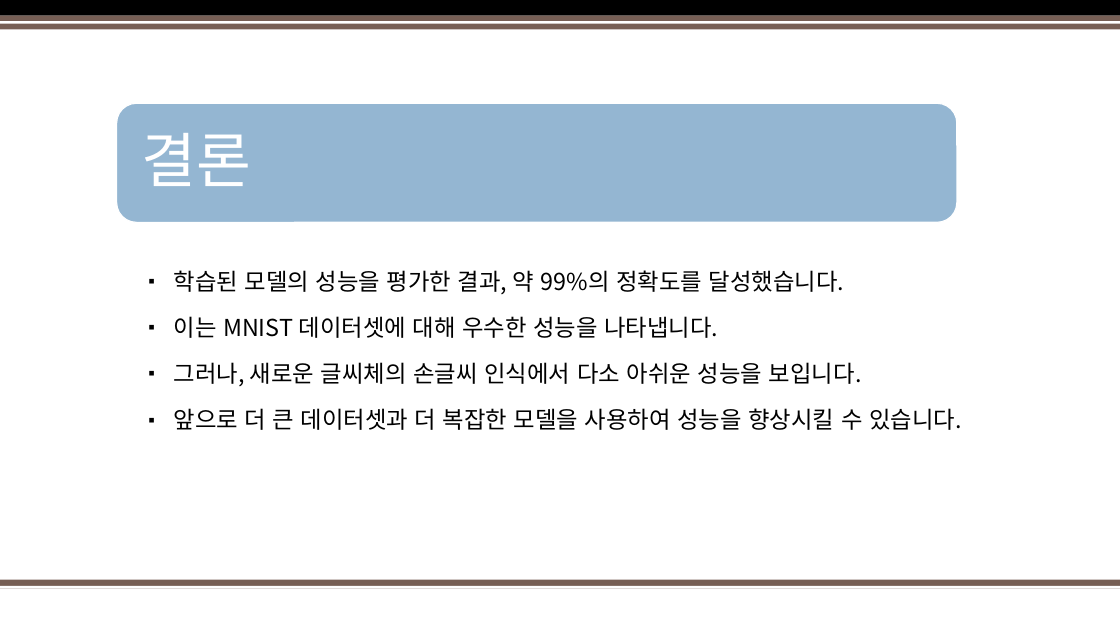
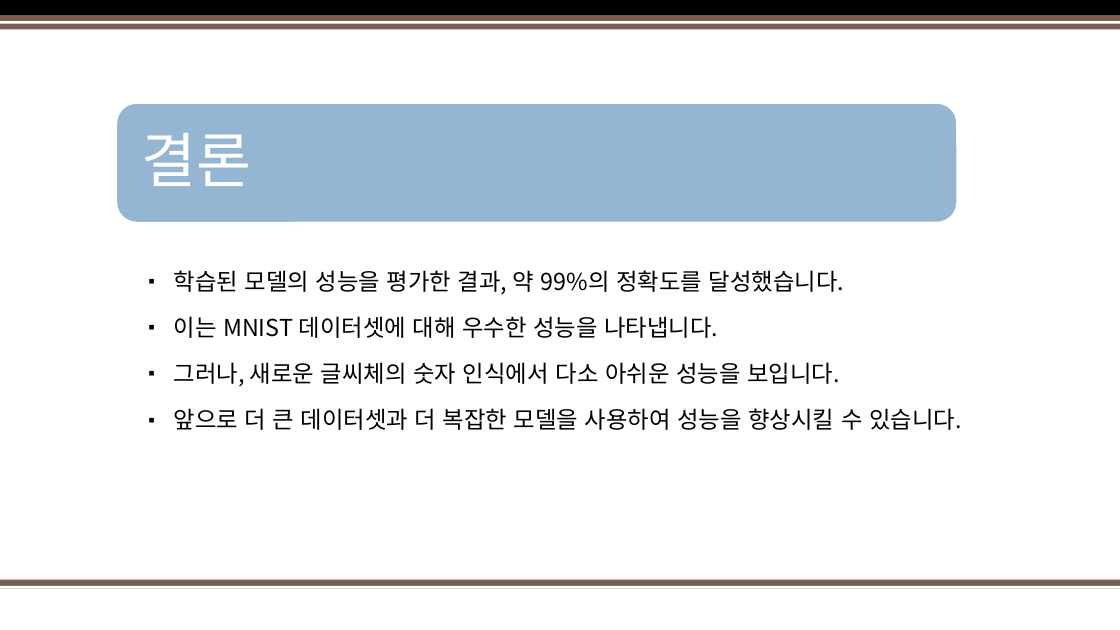
Before and after one commit to Jeong-Seongwon/portfolio, a slide deck: slide 18 of mnist/Portfolio.pptx. Drawn at 1120x630 pixels with LibreOffice and Linux fonts; fonts in the diff are those of the drawing; background and template pictures are left out. Boxes give left, top, right and bottom in pixels: in the first picture for what was removed or moved away, otherwise in the second. Text is boxed around its words. In the diff, an @@ line names an element or a change of style, - is before the commit and + after.

```diff
--- a/mnist/Portfolio.pptx
+++ b/mnist/Portfolio.pptx
@@ text at (174,362,840,386): text changed @@
-▪ 그러나, 새로운 글씨체의 손글씨 인식에서 다소 아쉬운 성능을 보입니다.
+▪ 그러나, 새로운 글씨체의 숫자 인식에서 다소 아쉬운 성능을 보입니다.
```
Also in this commit, not shown: 3 other slides changed.
